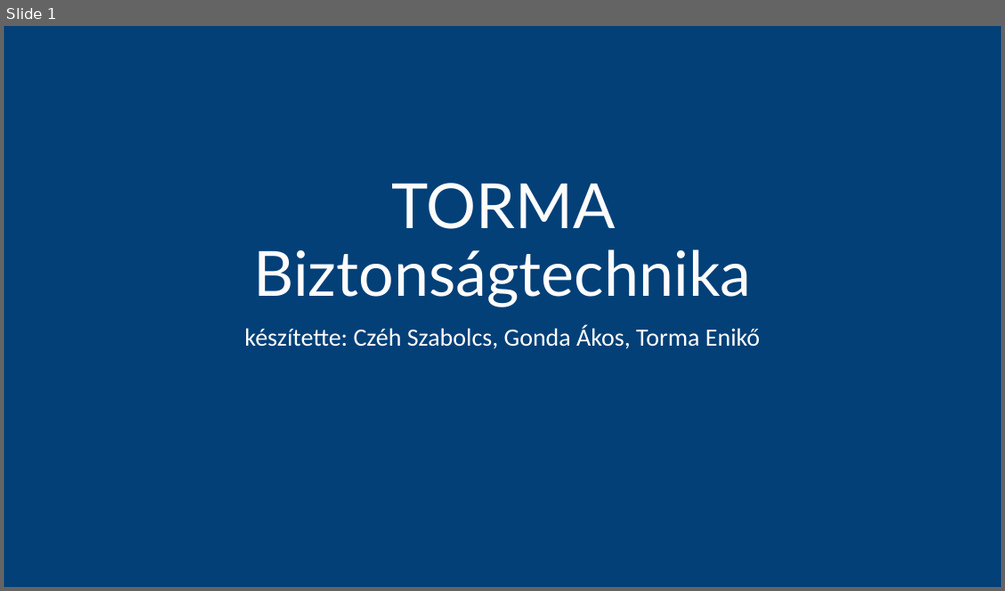
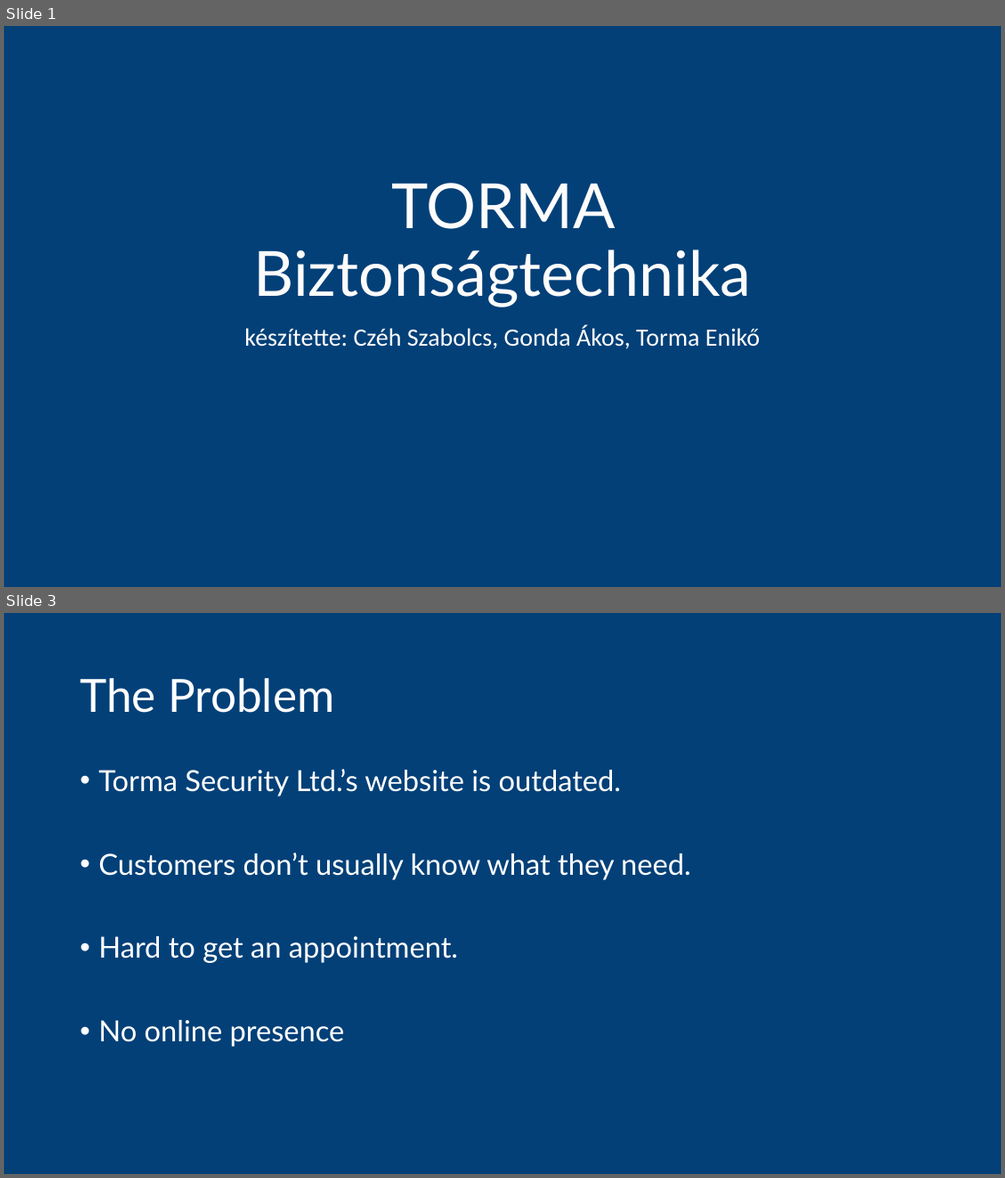
Before and after one commit to maggotstf2/mestermu, a slide deck: documentation/TORMA Biztonságtechnika.pptx. Shown one above the other, each under a label of ours: slide 1 before the commit, slides 1 and 3 after it; the slides between them are not shown. The pictures are 1005x591 and 1005x1178 pixels, drawn with LibreOffice and Linux fonts; fonts in the diff are those of the drawing. Boxes give left, top, right and bottom in pixels: in the first picture for what was removed or moved away, otherwise in the second. Text is boxed around its words. In the diff, an @@ line names an element or a change of style, - is before the commit and + after.

```diff
--- a/documentation/TORMA Biztonságtechnika.pptx
+++ b/documentation/TORMA Biztonságtechnika.pptx
@@ slide 3 added at box(4, 613, 1001, 1174), background #034078 @@
@@ title added at box(80, 678, 334, 713), 44 pt, text #FFFFFF @@
+The Problem
@@ text added at box(98, 769, 691, 1046), 28 pt, text #FFFFFF @@
+• Torma Security Ltd.’s website is outdated.
+• Customers don’t usually know what they need.
+• Hard to get an appointment.
+• No online presence
```
Also in this commit, not shown: 3 other slides added.
